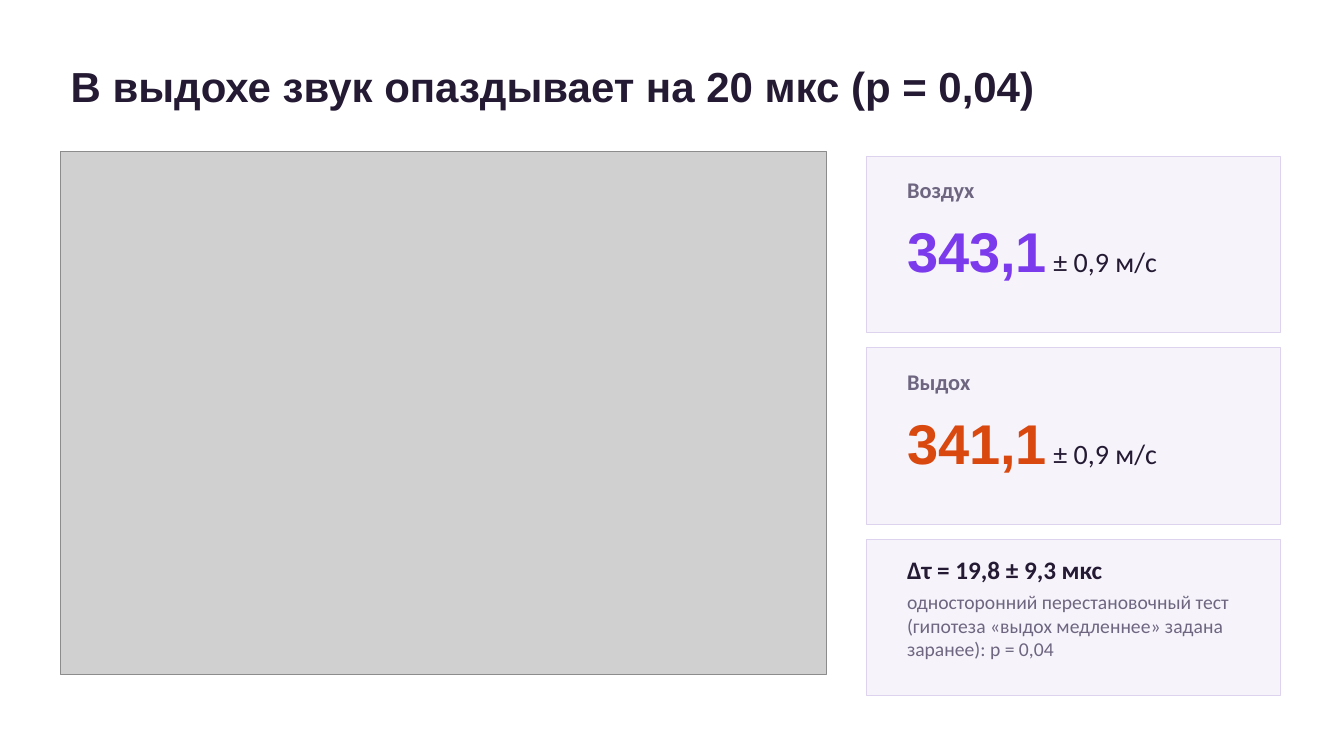
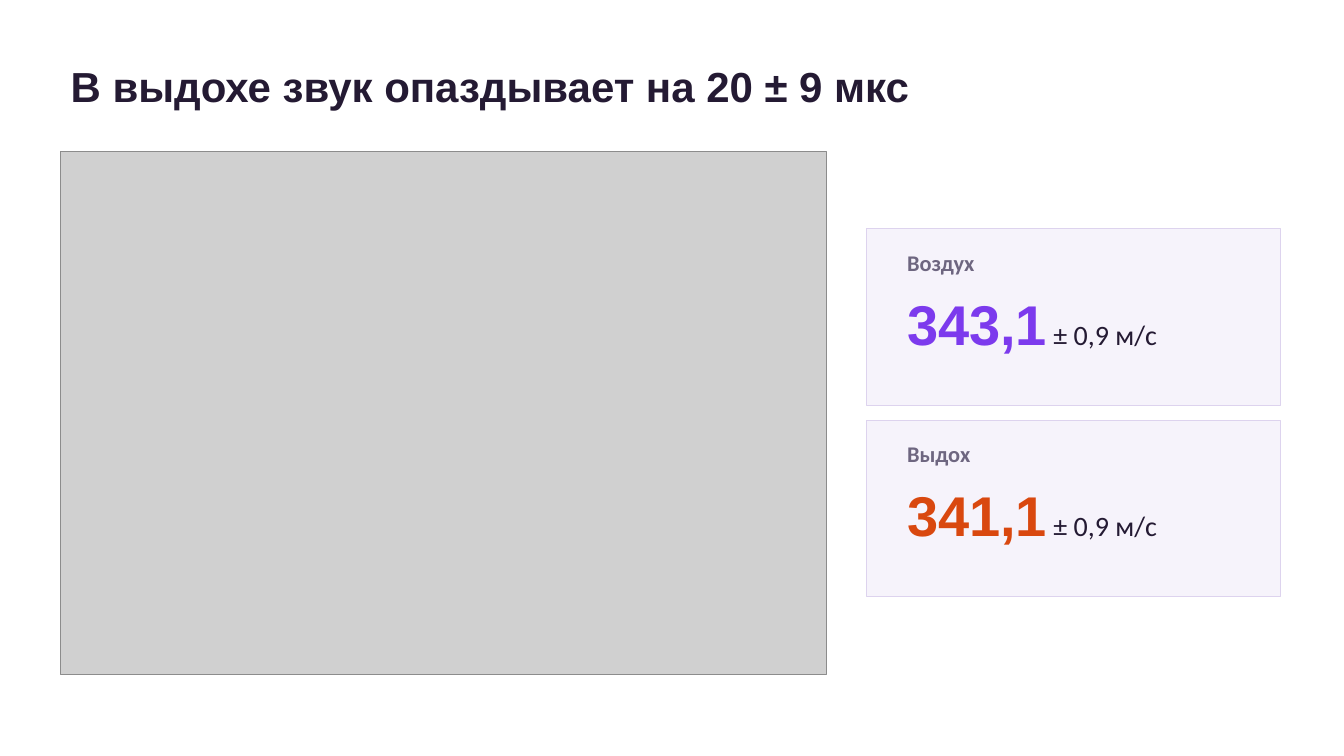
Before and after one commit to Zemiiil/sound-velocity-lab, a slide deck: slide 8 of sound/report/sound-presentation.pptx. Drawn at 1344x756 pixels with LibreOffice and Linux fonts; fonts in the diff are those of the drawing; grey boxes stand for pictures. Boxes give left, top, right and bottom in pixels: in the first picture for what was removed or moved away, otherwise in the second. Text is boxed around its words. In the diff, an @@ line names an element or a change of style, - is before the commit and + after.

```diff
--- a/sound/report/sound-presentation.pptx
+++ b/sound/report/sound-presentation.pptx
@@ title at (71,72,909,110): text changed @@
-В выдохе звук опаздывает на 20 мкс (p = 0,04)
+В выдохе звук опаздывает на 20 ± 9 мкс
@@ 3 texts, 1 rectangle: place and size @@
-3 texts, 1 rectangle at (867,156,1280,473)
+3 texts, 1 rectangle at (867,229,1280,545)
@@ text "343,1 ± 0,9 м/с": place and size @@
-text "343,1 ± 0,9 м/с" at (907,233,1157,281)
+text "343,1 ± 0,9 м/с" at (907,306,1157,354)
@@ rectangle: place and size @@
-rectangle at (867,348,1280,524)
+rectangle at (867,420,1280,597)
@@ rectangle removed at (867,539,1280,696) @@
@@ text removed at (907,561,1229,659) @@
-Δτ = 19,8 ± 9,3 мкс
-односторонний перестановочный тест (гипотеза «выдох медленнее» задана заранее): p = 0,04
```
Also in this commit, not shown: 2 other slides changed, 1 slide removed.
